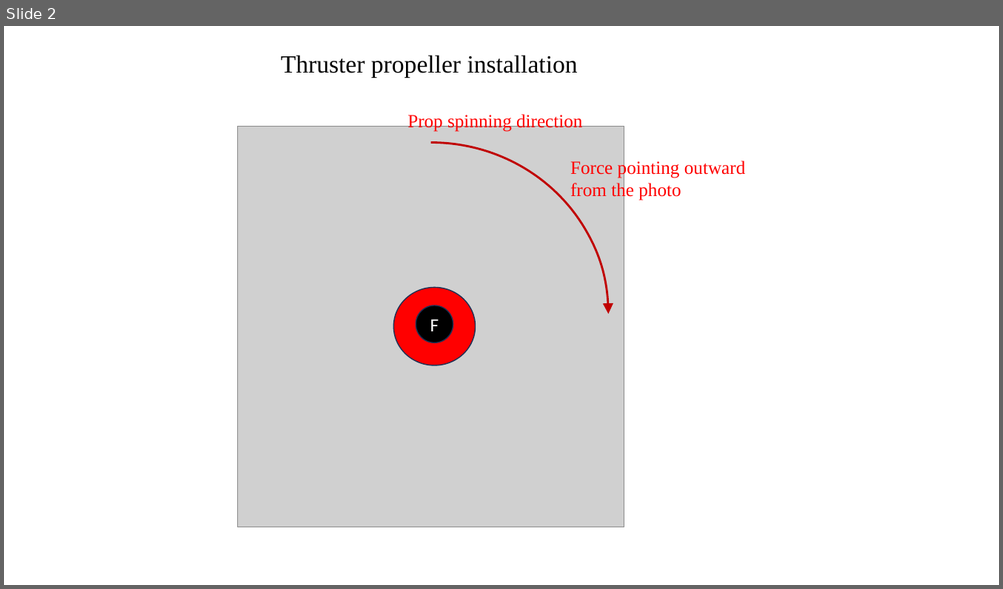
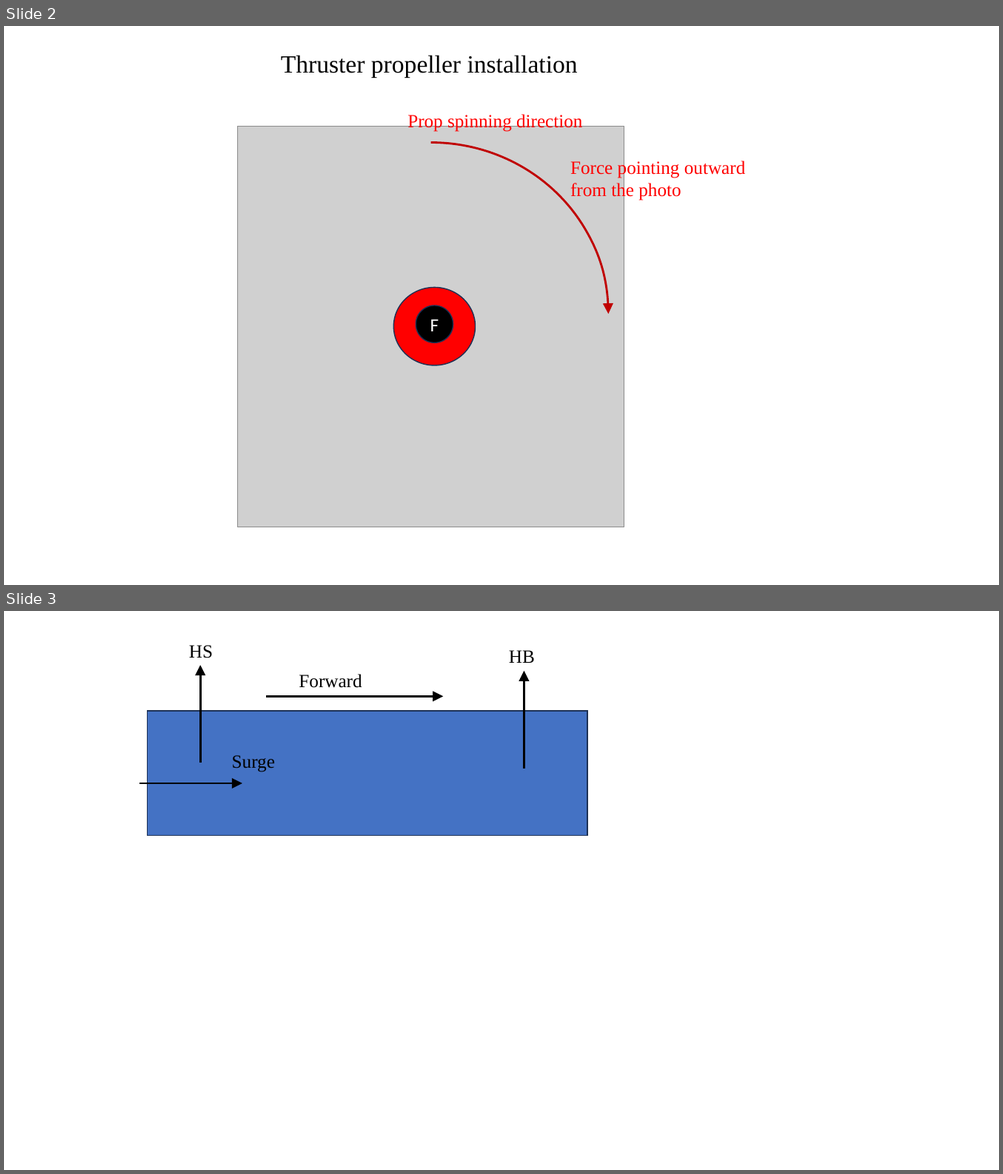
Before and after one commit to GSO-soslab/sosl_auv_manual, a slide deck: pictures/pic.pptx. Shown one above the other, each under a label of ours: slide 2 before the commit, slides 2 and 3 after it. The pictures are 1003x589 and 1003x1174 pixels, drawn with LibreOffice and Linux fonts; fonts in the diff are those of the drawing; grey boxes stand for pictures. Boxes give left, top, right and bottom in pixels: in the first picture for what was removed or moved away, otherwise in the second. Text is boxed around its words. In the diff, an @@ line names an element or a change of style, - is before the commit and + after.

```diff
--- a/pictures/pic.pptx
+++ b/pictures/pic.pptx
@@ slide 3 added at (4, 611, 999, 1170), background #FFFFFF @@
@@ text added at (189, 645, 213, 658), 18 pt, text #000000 @@
+HS
@@ text added at (509, 650, 535, 663), 18 pt, text #000000 @@
+HB
@@ arrow added from (200, 763) to (200, 665), #000000 2 pt @@
@@ text added at (299, 674, 361, 688), 18 pt, text #000000 @@
+Forward
@@ arrow added from (524, 769) to (524, 671), #000000 2 pt @@
@@ arrow added from (266, 696) to (444, 696), #000000 2 pt @@
@@ rectangle added at (148, 711, 587, 836), fill #4472C4, outline #1E3256 1 pt @@
@@ text added at (232, 755, 275, 772), 18 pt, text #000000 @@
+Surge
@@ arrow added from (140, 783) to (242, 783), #000000 2 pt @@
```
Also in this commit, not shown: 1 slide changed, 3 other files.
